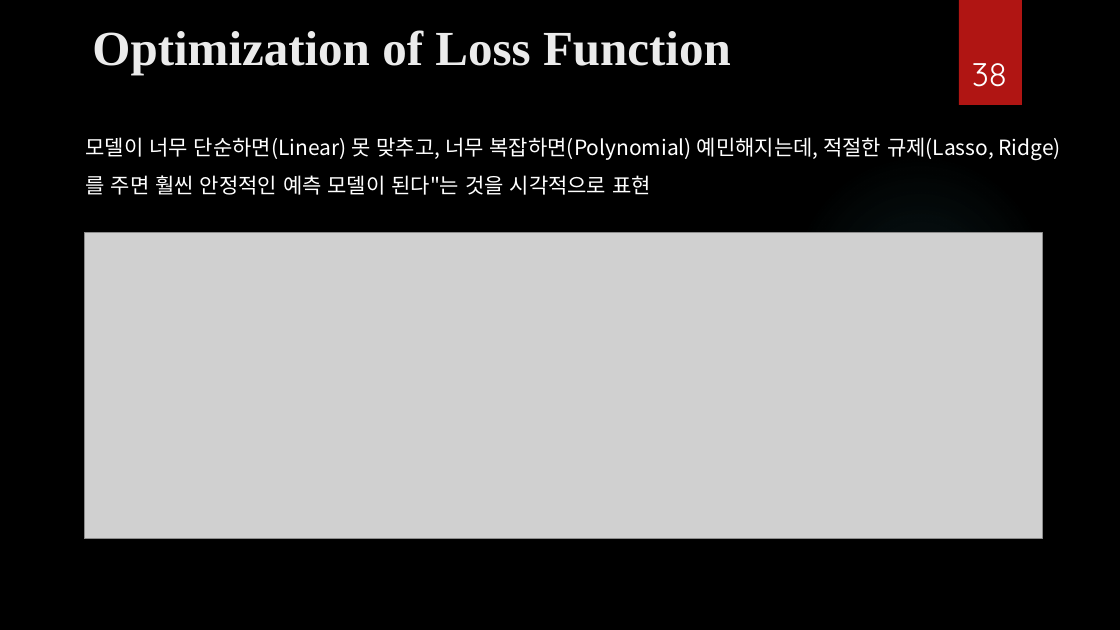
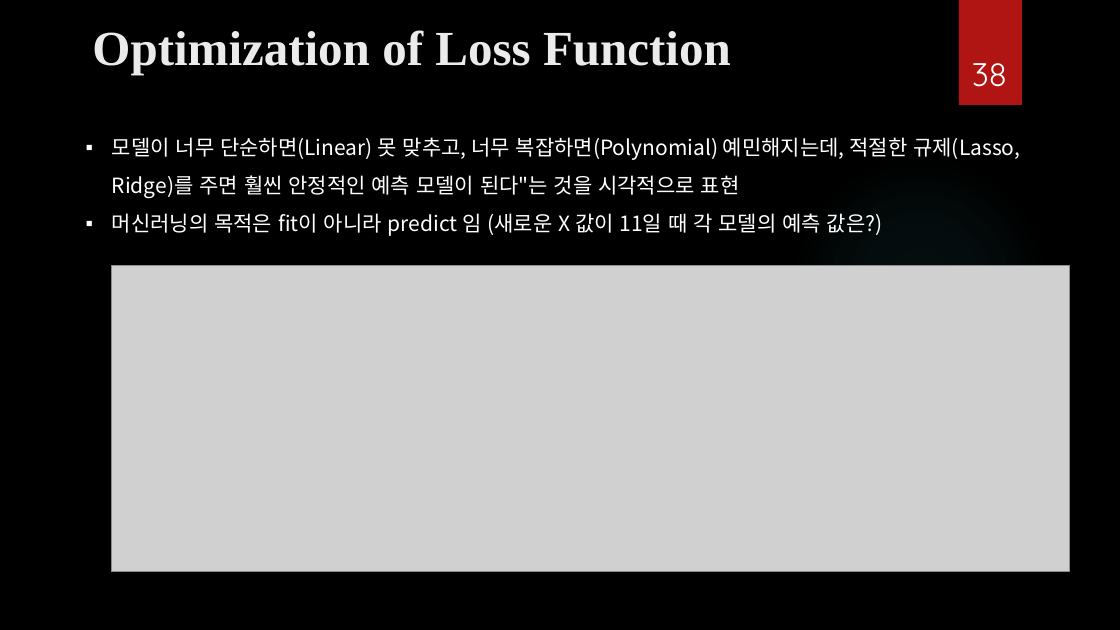
Before and after one commit to ancestor9/mathematics-for-machine-learning, a slide deck: slide 38 of Calculus/Modeling_Simulation_1.pptx. Drawn at 1120x630 pixels with LibreOffice and Linux fonts; fonts in the diff are those of the drawing; grey boxes stand for pictures; background and template pictures are left out. Boxes give left, top, right and bottom in pixels: in the first picture for what was removed or moved away, otherwise in the second. Text is boxed around its words. In the diff, an @@ line names an element or a change of style, - is before the commit and + after.

```diff
--- a/Calculus/Modeling_Simulation_1.pptx
+++ b/Calculus/Modeling_Simulation_1.pptx
@@ text at [112,137,1020,198]: bullet none to ▪ @@
@@ text at [112,213,883,236]: paragraph added @@
+▪ 머신러닝의 목적은 fit이 아니라 predict 임 (새로운 X 값이 11일 때 각 모델의 예측 값은?)
@@ picture: place and size @@
-picture at [84,233,1042,539]
+picture at [111,266,1069,571]
```
Also in this commit, not shown: 1 other slide changed, 4 slides added.
